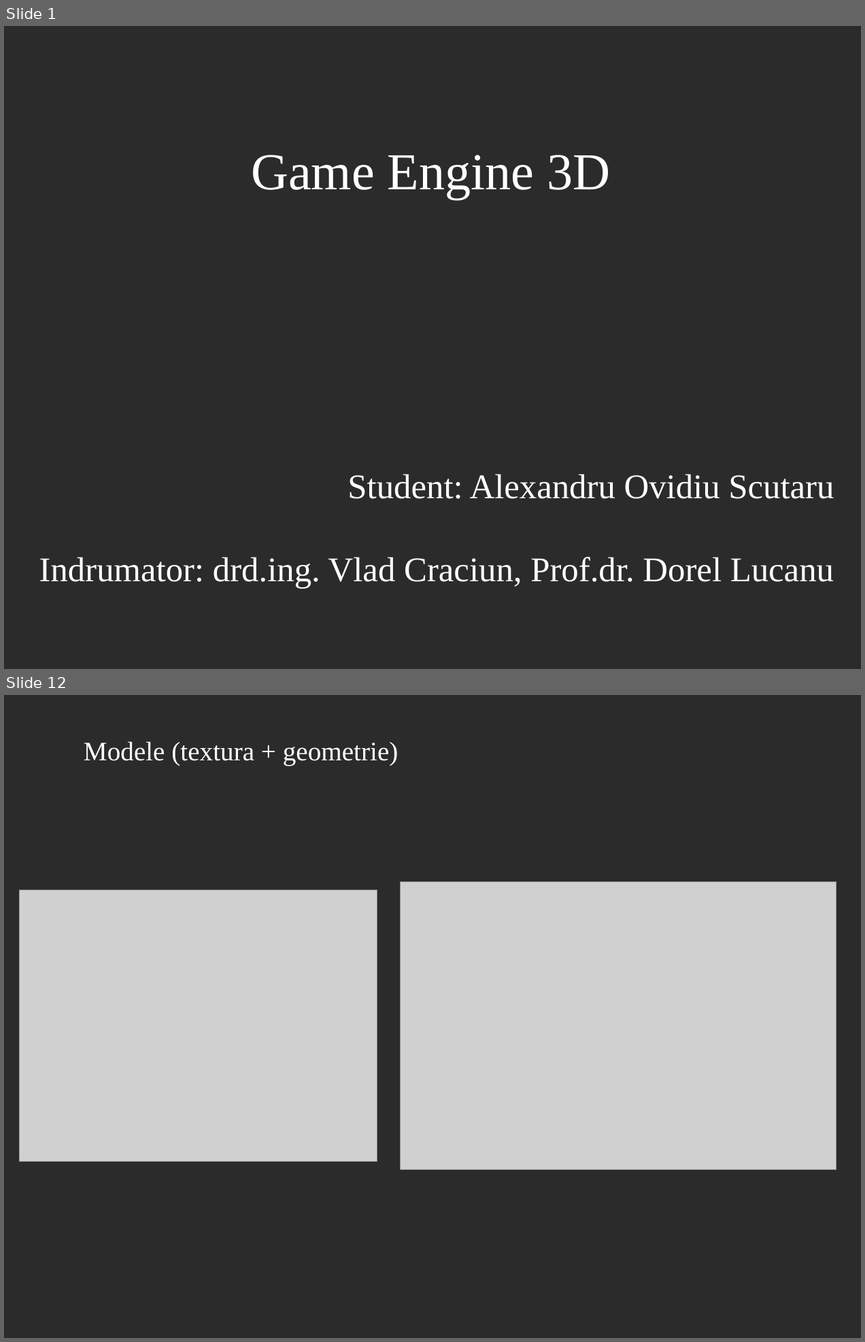
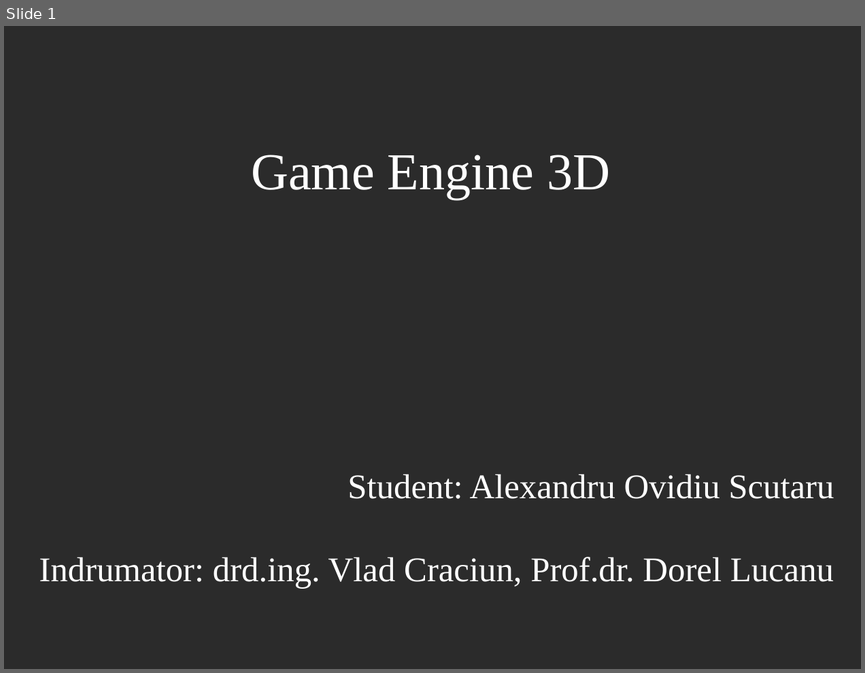
Before and after one commit to AlexandruScutaru/Licenta2019AlexandruOvidiuScutaru, a slide deck: GameEngine3D_prezentare.odp. Shown one above the other, each under a label of ours: slides 1 and 12 before the commit, slide 1 after it; the slides between them are not shown. The pictures are 865x1342 and 865x673 pixels, drawn with LibreOffice and Linux fonts; fonts in the diff are those of the drawing; grey boxes stand for pictures; background and template pictures are left out; a plain dark background stands for a picture behind light text. Boxes give left, top, right and bottom in pixels: in the first picture for what was removed or moved away, otherwise in the second. Text is boxed around its words. In the diff, an @@ line names an element or a change of style, - is before the commit and + after.

```diff
--- a/GameEngine3D_prezentare.odp
+++ b/GameEngine3D_prezentare.odp
@@ slide 12 removed at [4,695,861,1338], background picture (left out) @@
@@ text removed at [84,741,398,765] @@
-Modele (textura + geometrie)
@@ picture removed at [20,890,377,1161] @@
@@ picture removed at [400,881,837,1169] @@
```
Also in this commit, not shown: 4 slides changed, 12 slides added, 21 other slides removed.
